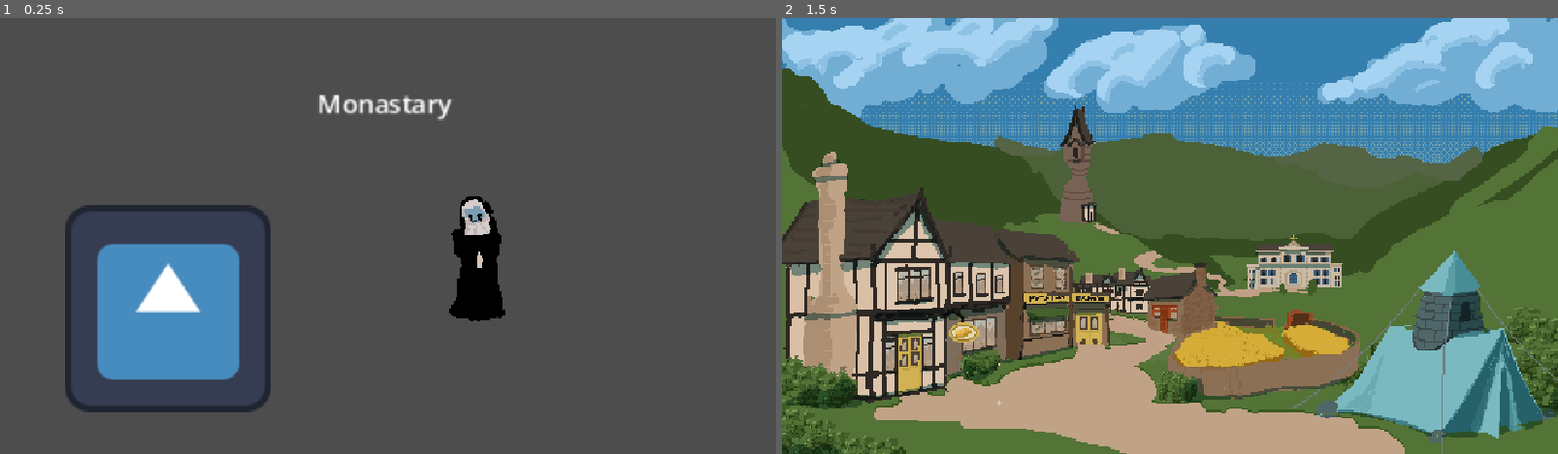
Above: before the commit, frames 1-2 (left to right).
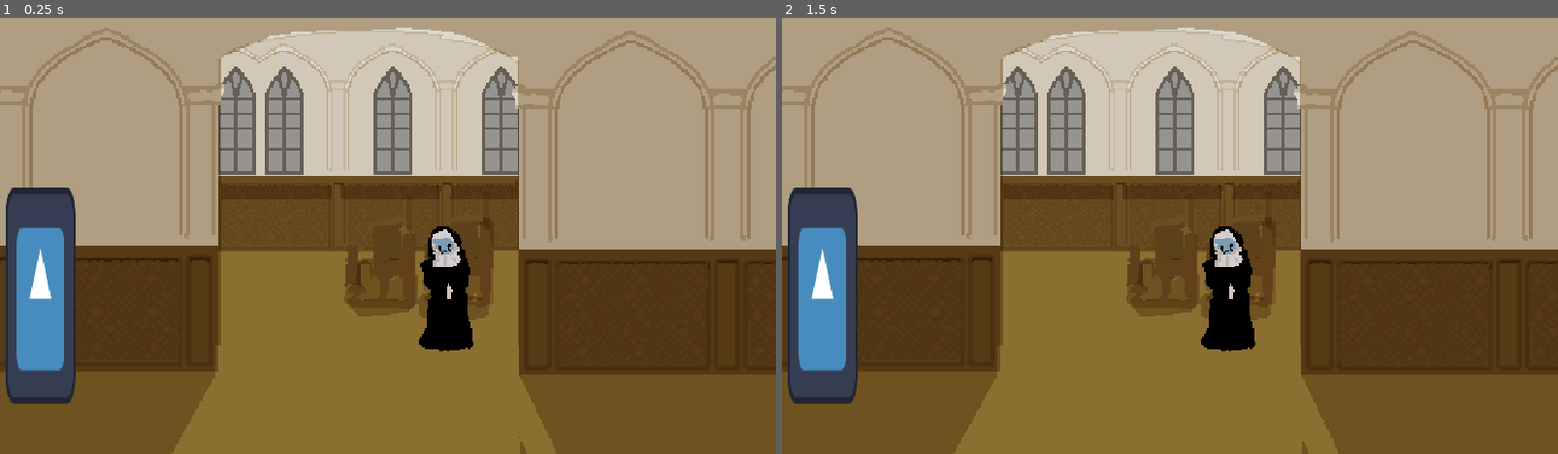
Above: after the commit, the same moments.

Repository: MichaelRRyan/GGJ-2026-Unmasked
Game: Godot game, scene res://Levels/level_monastary.tscn
Two runs of this game, one before a commit and one after it. Both use one fixed random seed, a clock stepped at 60 frames per second and the inputs below. This scene is started directly instead of the project's main scene. The engine's default icon, where the game draws it, is replaced by a stand-in: a white triangle on a blue panel in a dark square.
Inputs (mouse positions are in pixels of both pictures, inside the frame that each line leads up to):
- Up to frame 1 (0.25 s): no input
- Up to frame 2 (1.5 s): tap Enter at 0.5 s; move the mouse to (1340, 214) at 0.52 s; press the mouse at (1340, 214) at 0.53 s; tap Space at 1.25 s; move the mouse to (1014, 257) at 1.27 s; release the mouse at (1014, 257) at 1.28 s; click (1014, 257) at 1.35 s

The runs differ from the first frame. In frame 1, 96% of the frame differs, in the area x 0-100%, y 0-100%; in frame 2, 99%.

Commit message:
Added bakery and monastery art

Diff:
--- a/Levels/level_bakery.tscn
+++ b/Levels/level_bakery.tscn
@@ -2,20 +2,14 @@
 
 [ext_resource type="PackedScene" uid="uid://p8me13tpt1is" path="res://Levels/level_base.tscn" id="1_gbif7"]
 [ext_resource type="PackedScene" uid="uid://cja4dwr4nk8gf" path="res://Features/Door2D/door.tscn" id="2_6qocl"]
-[ext_resource type="Texture2D" uid="uid://bvsoecitydr5t" path="res://icon.svg" id="3_imupn"]
+[ext_resource type="Texture2D" uid="uid://ca1rf3io7v4sm" path="res://Assets/Images/bakery/bakery_location.png" id="2_imupn"]
 
 [node name="LevelBase" unique_id=391544845 instance=ExtResource("1_gbif7")]
 
-[node name="Label" type="Label" parent="Entities" parent_id_path=PackedInt32Array(721033671) index="0" unique_id=502216099]
-offset_left = -44.0
-offset_top = -94.0
-offset_right = 44.0
-offset_bottom = -71.0
-text = "Bakery"
+[node name="Background" parent="." index="0" unique_id=2026553354]
+texture = ExtResource("2_imupn")
 
-[node name="Door" parent="Entities" parent_id_path=PackedInt32Array(721033671) index="1" unique_id=702500341 instance=ExtResource("2_6qocl")]
-position = Vector2(-143, 43)
+[node name="Door" parent="Entities" parent_id_path=PackedInt32Array(721033671) index="0" unique_id=702500341 instance=ExtResource("2_6qocl")]
+position = Vector2(45, 9.000004)
+scale = Vector2(0.41526395, 0.8814738)
 scene = "res://Levels/level_overworld.tscn"
-
-[node name="Sprite2D2" type="Sprite2D" parent="Entities/Door" index="2" unique_id=221751542]
-texture = ExtResource("3_imupn")
--- a/Levels/level_base.tscn
+++ b/Levels/level_base.tscn
@@ -3,6 +3,10 @@
 [ext_resource type="PackedScene" uid="uid://bd00x3ncr240f" path="res://Features/DialogueSystem/dialogue_interface.tscn" id="1_exesn"]
 
 [node name="LevelBase" type="Node2D" unique_id=391544845]
+
+[node name="Background" type="Sprite2D" parent="." unique_id=2026553354]
+z_index = -1
+texture_filter = 1
 
 [node name="Camera2D" type="Camera2D" parent="." unique_id=2019926313]
 zoom = Vector2(2, 2)
--- a/Levels/level_monastary.tscn
+++ b/Levels/level_monastary.tscn
@@ -1,25 +1,23 @@
 [gd_scene format=3 uid="uid://bp3d2mhxbhnuu"]
 
 [ext_resource type="PackedScene" uid="uid://p8me13tpt1is" path="res://Levels/level_base.tscn" id="1_roojv"]
+[ext_resource type="Texture2D" uid="uid://b1qhwmew2ckgr" path="res://Assets/Images/Convent/convent.png" id="2_d3j0i"]
 [ext_resource type="PackedScene" uid="uid://cja4dwr4nk8gf" path="res://Features/Door2D/door.tscn" id="2_l5uru"]
 [ext_resource type="Texture2D" uid="uid://bvsoecitydr5t" path="res://icon.svg" id="3_uu0y2"]
 [ext_resource type="PackedScene" uid="uid://dalpwpnusxb0i" path="res://Features/NPC2D/nun.tscn" id="4_uu0y2"]
 
 [node name="LevelBase" unique_id=391544845 instance=ExtResource("1_roojv")]
 
-[node name="Label" type="Label" parent="Entities" parent_id_path=PackedInt32Array(721033671) index="0" unique_id=747994310]
-offset_left = -44.0
-offset_top = -94.0
-offset_right = 44.0
-offset_bottom = -71.0
-text = "Monastary"
+[node name="Background" parent="." index="0" unique_id=2026553354]
+texture = ExtResource("2_d3j0i")
 
-[node name="Door" parent="Entities" parent_id_path=PackedInt32Array(721033671) index="1" unique_id=702500341 instance=ExtResource("2_l5uru")]
-position = Vector2(-136, 45)
+[node name="Door" parent="Entities" parent_id_path=PackedInt32Array(721033671) index="0" unique_id=702500341 instance=ExtResource("2_l5uru")]
+position = Vector2(-215, 37)
+scale = Vector2(0.33593276, 1.0482749)
 scene = "res://Levels/level_overworld.tscn"
 
 [node name="Sprite2D2" type="Sprite2D" parent="Entities/Door" index="2" unique_id=595725775]
 texture = ExtResource("3_uu0y2")
 
-[node name="Nun" parent="Entities" parent_id_path=PackedInt32Array(721033671) index="2" unique_id=2110108148 instance=ExtResource("4_uu0y2")]
-position = Vector2(50, -3)
+[node name="Nun" parent="Entities" parent_id_path=PackedInt32Array(721033671) index="1" unique_id=2110108148 instance=ExtResource("4_uu0y2")]
+position = Vector2(31, 16)
--- a/Levels/level_overworld.tscn
+++ b/Levels/level_overworld.tscn
@@ -19,8 +19,8 @@
 scene = "res://Levels/level_bar.tscn"
 
 [node name="BakeryDoor" parent="Entities" parent_id_path=PackedInt32Array(721033671) index="1" unique_id=1574683026 instance=ExtResource("4_1c2q3")]
-position = Vector2(-160.00002, 73)
-scale = Vector2(0.19999877, 0.39999938)
+position = Vector2(-161, 77.00001)
+scale = Vector2(0.17762905, 0.31694964)
 scene = "res://Levels/level_bakery.tscn"
 
 [node name="FarmhouseDoor" parent="Entities" parent_id_path=PackedInt32Array(721033671) index="2" unique_id=992986334 instance=ExtResource("4_1c2q3")]
